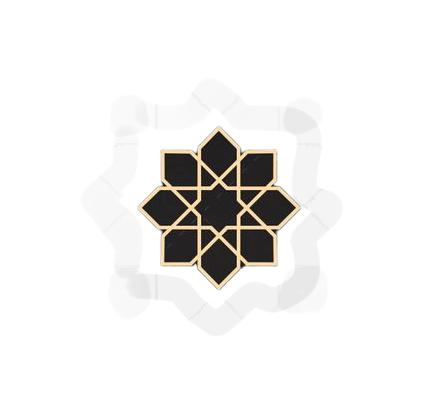
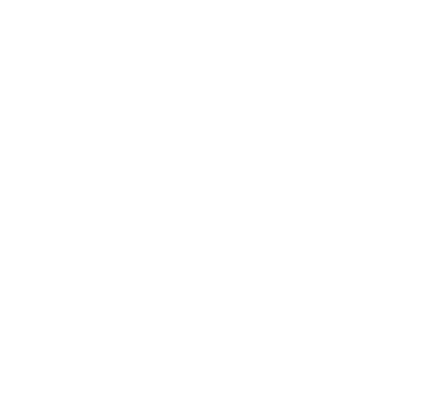
Layers edited between the first and the second 438 × 416 image:
hid "Layer 7" over [81, 78, 343, 337]
added layer "Layer 10" above "Layer 6" over [137, 125, 299, 287]
hid "Layer 6" over [135, 124, 302, 291]
added layer "Layer 8" above "Layer 11" over [81, 78, 343, 337]
added layer "Layer 11" above "Layer 5" over [81, 78, 343, 337]
hid "Layer 5", painted on it, unmasked it over [81, 78, 343, 337]
added layer "Layer 9" above "Layer 1" over [81, 78, 343, 337]
hid "Layer 1" over [81, 78, 343, 337]